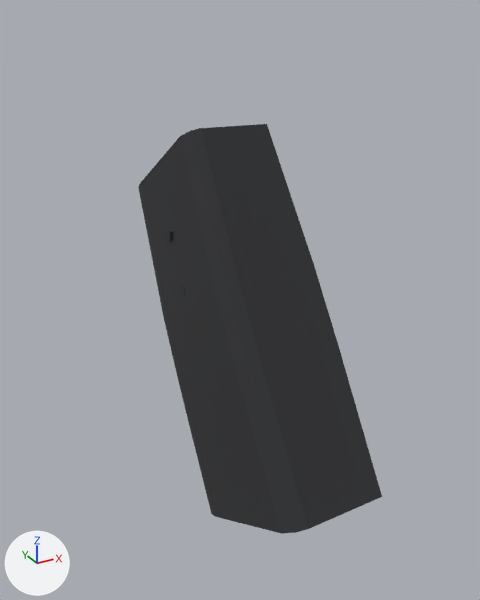
One commit to the glTF model assets/models/attachment_shotgun_angledgrip.glb: the scene before it, then after it.
Before and after are seen from a 50 mm camera at (-0.079, -0.0196, -0.0256) aimed at (-0.0005, 0.1231, -0.0969). Every picture has the same lights, and +X, +Y and +Z are marked at lower left. The older version comes first. Vertices at exactly the same position are counted once.

The scene before the commit, as lines of its bpy script (objects in view):
```python
me_geometry_281_ds_wpolymer = bpy.data.meshes.new('geometry_281_ds_wpolymer')
me_geometry_281_ds_wpolymer.from_pydata(...)  # 112 vertices, 200 faces; spans x -0.0152..0.0152, y 0.0746..0.1667, z -0.1597..-0.0521
me_geometry_281_ds_wpolymer.materials.append(mat_ds_wpolymer)  # dark grey #323335
ob_attachment_shotgun_angledgrip__shotgun_angledgrip__shotgun_angledgrip__grip = bpy.data.objects.new('attachment_shotgun_angledgrip__shotgun_angledgrip__shotgun_angledgrip__grip', me_geometry_281_ds_wpolymer)
ob_attachment_shotgun_angledgrip__shotgun_angledgrip__shotgun_angledgrip__grip.location = (0.0, 0.0, 0.0)
```
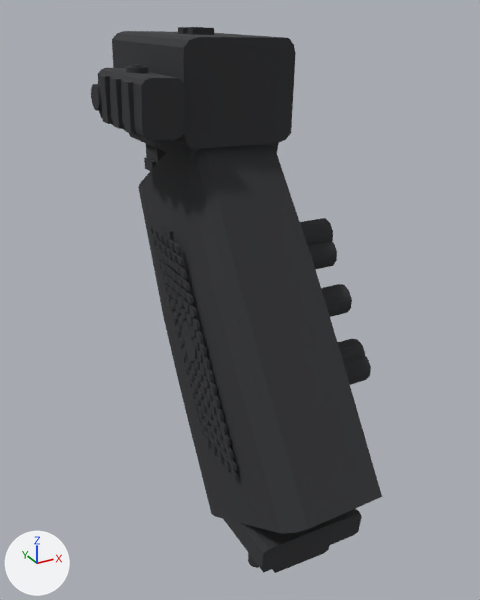
Pixel boxes (x1, y1, x2, y2) of what changed, in the pictures (480 x 600 px):
'attachment_shotgun_angledgrip__shotgun_angledgrip__shotgun_angledgrip__grip', reshaped (19% wider, 33% taller): before (138, 124, 382, 534); after (91, 27, 382, 573)
part 1 of me_geometry_281_ds_wpolymer, added: after (91, 27, 371, 573)

What changed in the scene script:
```text
Change me_geometry_281_ds_wpolymer:
    used by ob_attachment_shotgun_angledgrip__shotgun_angledgrip__shotgun_angledgrip__grip; location = (0.0, 0.0, 0.0)
    remove me_geometry_281_ds_wpolymer.from_pydata(...)  # 112 vertices, 200 faces; spans x -0.0152..0.0152, y 0.0746..0.1667, z -0.1597..-0.0521
    add me_geometry_281_ds_wpolymer.from_pydata(...)  # 5802 vertices, 9120 faces; spans x -0.0277..0.0287, y 0.0746..0.1715, z -0.1614..-0.0302
    me_geometry_281_ds_wpolymer part 1: 5690 vertices added at x -0.0277..0.0287, y 0.0854..0.1715, z -0.1614..-0.0302
    other edits to the shape of me_geometry_281_ds_wpolymer do not show in these pictures
```
